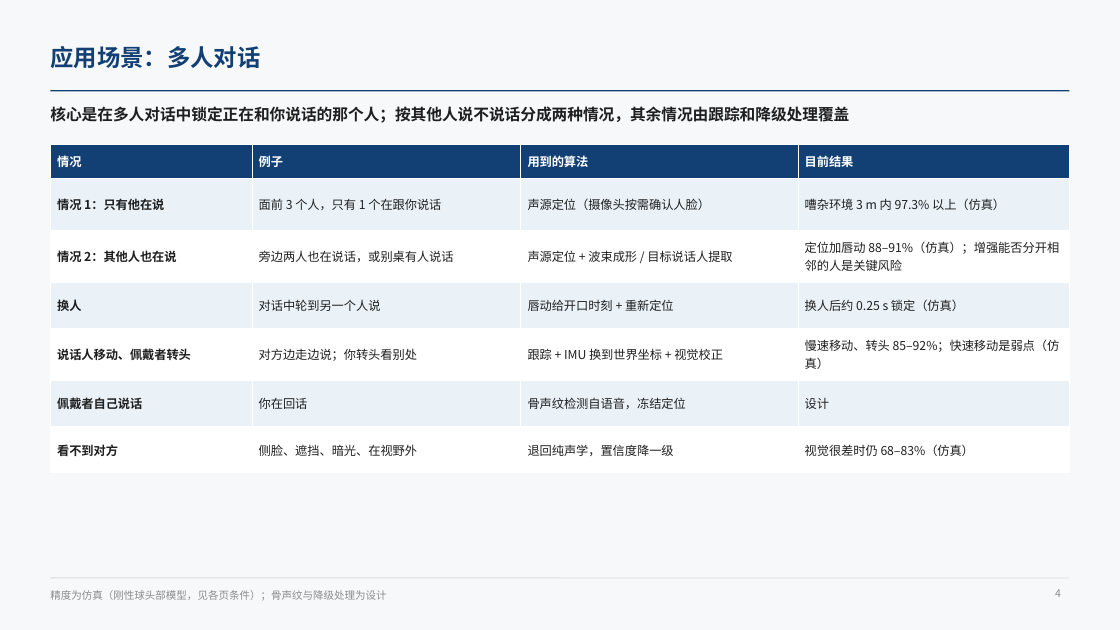
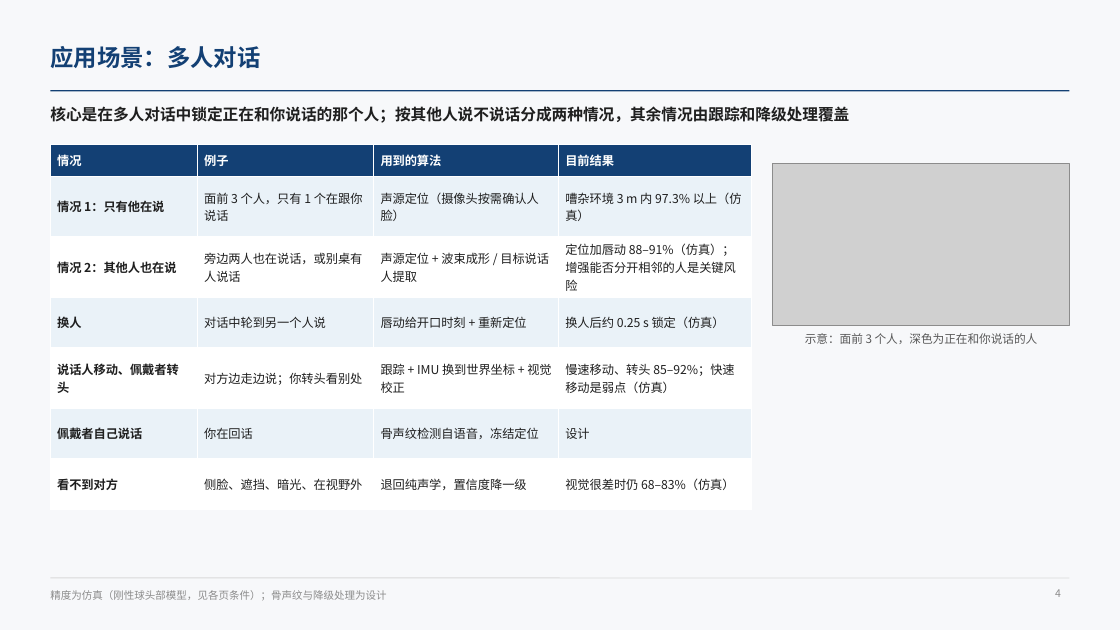
Before and after one commit to ZeroFoxxi/ssl-scene1, a slide deck: slide 4 of 02_耳机声源定位/耳机摄像头听觉辅助_声源定位与波束成形技术总结.pptx. Drawn at 1120x630 pixels with LibreOffice and Linux fonts; fonts in the diff are those of the drawing; grey boxes stand for pictures. Boxes give left, top, right and bottom in pixels: in the first picture for what was removed or moved away, otherwise in the second. Text is boxed around its words. In the diff, an @@ line names an element or a change of style, - is before the commit and + after.

```diff
--- a/02_耳机声源定位/耳机摄像头听觉辅助_声源定位与波束成形技术总结.pptx
+++ b/02_耳机声源定位/耳机摄像头听觉辅助_声源定位与波束成形技术总结.pptx
@@ table: place and size @@
-table at box(50, 145, 1070, 460)
+table at box(50, 145, 752, 494)
@@ picture added at box(773, 164, 1070, 326) @@
@@ text added at box(805, 333, 1038, 344), 10 pt, text #595959 @@
+示意：面前 3 个人，深色为正在和你说话的人
```
Also in this commit, not shown: 4 other slides changed, 3 other files.
